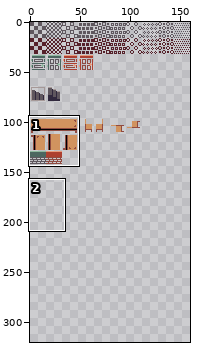
Two states of a sprite sheet, Dungeon/Content/Images/Dungeon.png. The picture above shows the old version from afar; the outline marks the close-up.
Close-up. Before:
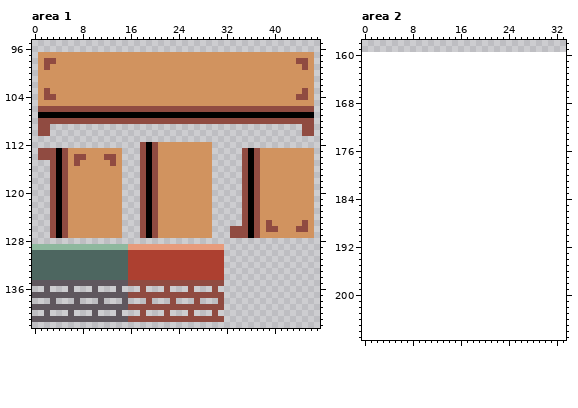
The file is 160x160 pixels. Shown: area 1: x 0..47, y 95..142; area 2: x 0..33, y 158..207. The old version is drawn lined up with the new one, on the new canvas. The commit also changed other parts of the picture, which this record leaves out.
And afterwards:
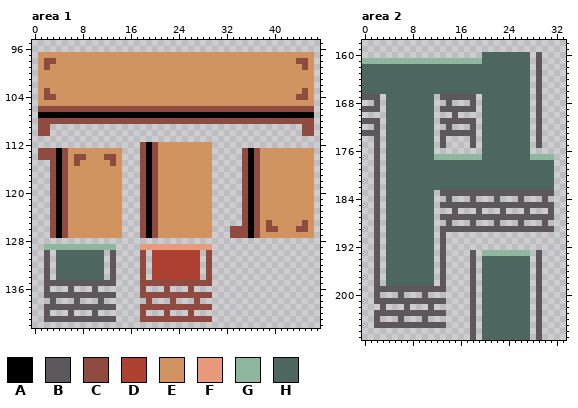
Palette (. is transparent): A #000000  B #5f575e  C #904b41  D #ad4030  E #d1935f  F #e79b7c  G #8eb89e  H #4d6660
Change:
canvas 160x160 -> 160x320
--- area 1
@@ x 0..47 @@
 128 ................................................
-129 GGGGGGGGGGGGGGGGFFFFFFFFFFFFFFFF................
-130 HHHHHHHHHHHHHHHHDDDDDDDDDDDDDDDD................
-131 HHHHHHHHHHHHHHHHDDDDDDDDDDDDDDDD................
-132 HHHHHHHHHHHHHHHHDDDDDDDDDDDDDDDD................
-133 HHHHHHHHHHHHHHHHDDDDDDDDDDDDDDDD................
-134 HHHHHHHHHHHHHHHHDDDDDDDDDDDDDDDD................
-135 BBBBBBBBBBBBBBBBCCCCCCCCCCCCCCCC................
-136 ..B...B...B...B...C...C...C...C.................
-137 BBBBBBBBBBBBBBBBCCCCCCCCCCCCCCCC................
-138 ...B...B...B...B...C...C...C...C................
-139 BBBBBBBBBBBBBBBBCCCCCCCCCCCCCCCC................
-140 ..B...B...B...B...C...C...C...C.................
-141 BBBBBBBBBBBBBBBBCCCCCCCCCCCCCCCC................
+129 ..GGGGGGGGGGGG....FFFFFFFFFFFF..................
+130 ..B.HHHHHHHH.B....C.DDDDDDDD.C..................
+131 ..B.HHHHHHHH.B....C.DDDDDDDD.C..................
+132 ..B.HHHHHHHH.B....C.DDDDDDDD.C..................
+133 ..B.HHHHHHHH.B....C.DDDDDDDD.C..................
+134 ..B.HHHHHHHH.B....C.DDDDDDDD.C..................
+135 ..BBBBBBBBBBBB....CCCCCCCCCCCC..................
+136 ..B...B...B.......C...C...C.....................
+137 ..BBBBBBBBBBBB....CCCCCCCCCCCC..................
+138 ...B...B...B.......C...C...C....................
+139 ..BBBBBBBBBBBB....CCCCCCCCCCCC..................
+140 ..B...B...B.......C...C...C.....................
+141 ..BBBBBBBBBBBB....CCCCCCCCCCCC..................
 142 ................................................
--- area 2
@@ x 0..33 @@
 159 ..................................
-160 ..................................
-161 ..................................
-162 ..................................
-163 ..................................
-164 ..................................
-165 ..................................
-166 ..................................
-167 ..................................
-168 ..................................
-169 ..................................
-170 ..................................
-171 ..................................
-172 ..................................
-173 ..................................
-174 ..................................
-175 ..................................
-176 ..................................
-177 ..................................
-178 ..................................
-179 ..................................
-180 ..................................
-181 ..................................
-182 ..................................
-183 ..................................
-184 ..................................
-185 ..................................
-186 ..................................
-187 ..................................
-188 ..................................
-189 ..................................
-190 ..................................
-191 ..................................
-192 ..................................
-193 ..................................
-194 ..................................
-195 ..................................
-196 ..................................
-197 ..................................
-198 ..................................
-199 ..................................
-200 ..................................
-201 ..................................
-202 ..................................
-203 ..................................
-204 ..................................
-205 ..................................
-206 ..................................
-207 ..................................
+160 ....................HHHHHHHH.B....
+161 GGGGGGGGGGGGGGGGGGGGHHHHHHHH.B....
+162 HHHHHHHHHHHHHHHHHHHHHHHHHHHH.B....
+163 HHHHHHHHHHHHHHHHHHHHHHHHHHHH.B....
+164 HHHHHHHHHHHHHHHHHHHHHHHHHHHH.B....
+165 HHHHHHHHHHHHHHHHHHHHHHHHHHHH.B....
+166 HHHHHHHHHHHHHHHHHHHHHHHHHHHH.B....
+167 BBB.HHHHHHHH.BBBBBB.HHHHHHHH.B....
+168 ..B.HHHHHHHH..B...B.HHHHHHHH.B....
+169 BBB.HHHHHHHH.BBBBBB.HHHHHHHH.B....
+170 ....HHHHHHHH...B....HHHHHHHH.B....
+171 BBB.HHHHHHHH.BBBBBB.HHHHHHHH.B....
+172 ..B.HHHHHHHH..B...B.HHHHHHHH.B....
+173 BBB.HHHHHHHH.BBBBBB.HHHHHHHH.B....
+174 ..B.HHHHHHHH.B....B.HHHHHHHH.B....
+175 ..B.HHHHHHHH.B....B.HHHHHHHH.B....
+176 ..B.HHHHHHHH........HHHHHHHH......
+177 ..B.HHHHHHHHGGGGGGGGHHHHHHHHGGGG..
+178 ..B.HHHHHHHHHHHHHHHHHHHHHHHHHHHH..
+179 ..B.HHHHHHHHHHHHHHHHHHHHHHHHHHHH..
+180 ..B.HHHHHHHHHHHHHHHHHHHHHHHHHHHH..
+181 ..B.HHHHHHHHHHHHHHHHHHHHHHHHHHHH..
+182 ..B.HHHHHHHHHHHHHHHHHHHHHHHHHHHH..
+183 ..B.HHHHHHHH.BBBBBBBBBBBBBBBBBBB..
+184 ..B.HHHHHHHH..B...B...B...B...B...
+185 ..B.HHHHHHHH.BBBBBBBBBBBBBBBBBBB..
+186 ..B.HHHHHHHH...B...B...B...B...B..
+187 ..B.HHHHHHHH.BBBBBBBBBBBBBBBBBBB..
+188 ..B.HHHHHHHH..B...B...B...B...B...
+189 ..B.HHHHHHHH.BBBBBBBBBBBBBBBBBBB..
+190 ..B.HHHHHHHH.B....................
+191 ..B.HHHHHHHH.B....................
+192 ..B.HHHHHHHH.B....................
+193 ..B.HHHHHHHH.B....B.GGGGGGGG.B....
+194 ..B.HHHHHHHH.B....B.HHHHHHHH.B....
+195 ..B.HHHHHHHH.B....B.HHHHHHHH.B....
+196 ..B.HHHHHHHH.B....B.HHHHHHHH.B....
+197 ..B.HHHHHHHH.B....B.HHHHHHHH.B....
+198 ..B.HHHHHHHH.B....B.HHHHHHHH.B....
+199 ..BBBBBBBBBBBB....B.HHHHHHHH.B....
+200 ..B...B...B.......B.HHHHHHHH.B....
+201 ..BBBBBBBBBBBB....B.HHHHHHHH.B....
+202 ...B...B...B......B.HHHHHHHH.B....
+203 ..BBBBBBBBBBBB....B.HHHHHHHH.B....
+204 ..B...B...B.......B.HHHHHHHH.B....
+205 ..BBBBBBBBBBBB....B.HHHHHHHH.B....
+206 ..................B.HHHHHHHH.B....
+207 ..................B.HHHHHHHH.B....
Boxes around the changes in both close-ups, in picture pixels (x1, y1, x2, y2):
changed: (32, 244, 56, 322)
changed: (104, 244, 152, 322)
changed: (200, 244, 224, 322)
added: (362, 52, 554, 340)
